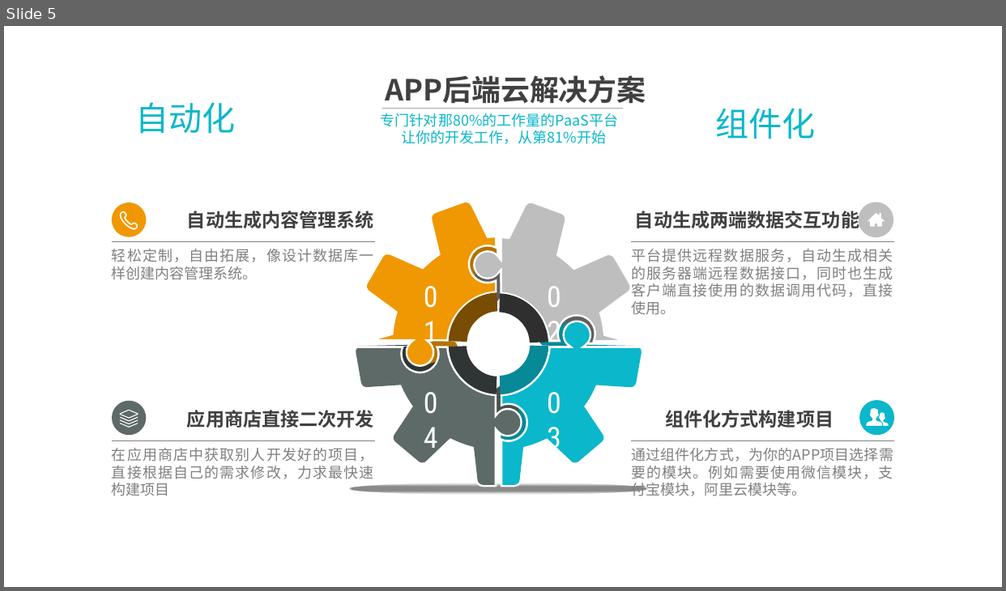
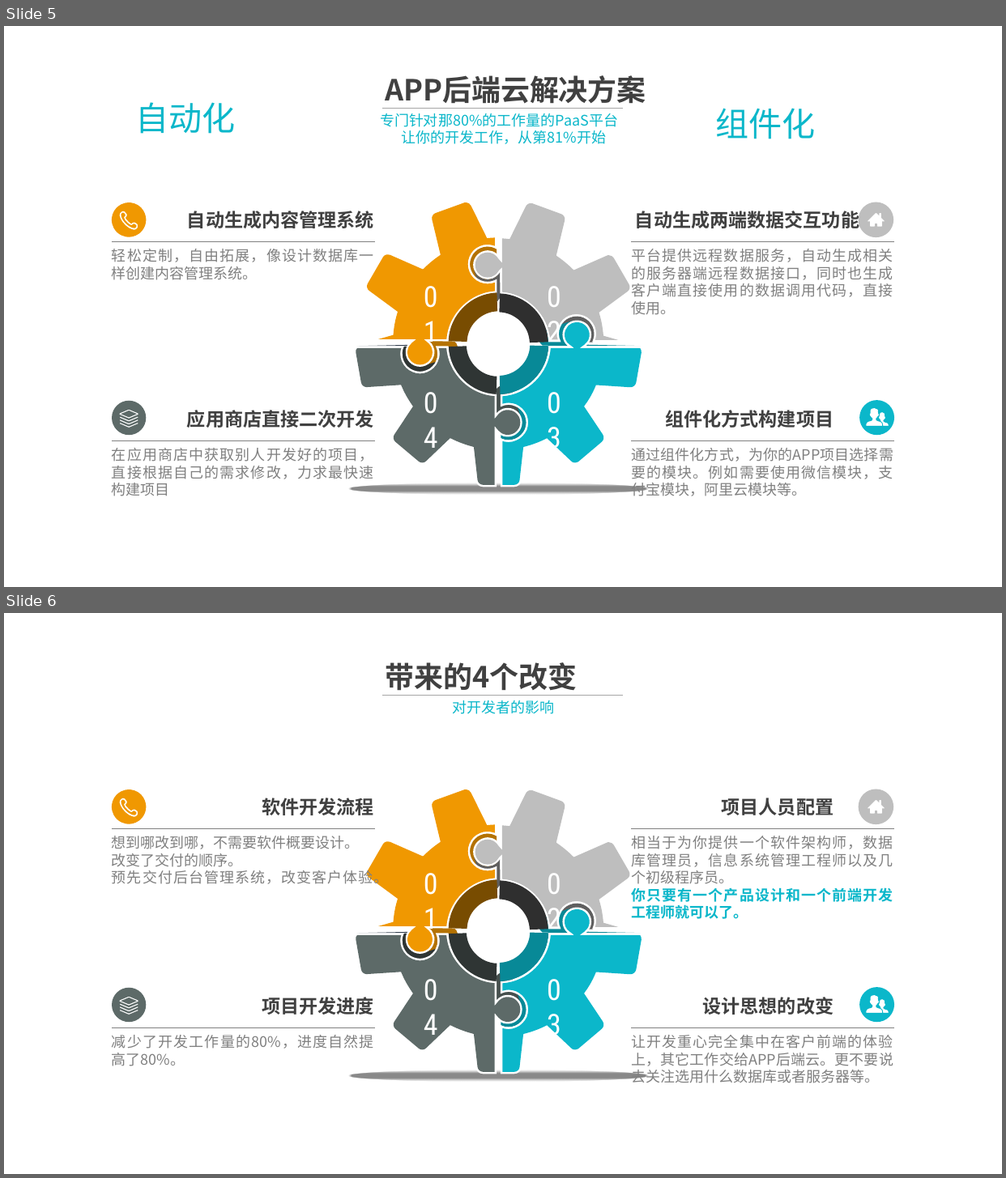
Before and after one commit to alucard263096/BP, a slide deck: App后端云 商业计划书 - v1 团队.pptx. Shown one above the other, each under a label of ours: slide 5 before the commit, slides 5 and 6 after it. The pictures are 1006x591 and 1006x1178 pixels, drawn with LibreOffice and Linux fonts; fonts in the diff are those of the drawing; background and template pictures are left out. Boxes give left, top, right and bottom in pixels: in the first picture for what was removed or moved away, otherwise in the second. Text is boxed around its words. In the diff, an @@ line names an element or a change of style, - is before the commit and + after.

Commit message:
fix commit

```diff
--- a/App后端云 商业计划书 - v1 团队.pptx
+++ b/App后端云 商业计划书 - v1 团队.pptx
@@ slide 6 added at <box>4,613,1002,1174</box>, background picture (left out); not listed: 1 template element that a slide beside it also shows @@
@@ text added at <box>386,662,577,696</box>, 28 pt, text #404040, bold @@
+带来的4个改变
@@ line added from (383, 696) to (623, 696), #A6A6A6 0.5 pt @@
@@ text added at <box>453,700,555,714</box>, 14 pt, text #0BB7CA @@
+对开发者的影响
@@ freeform shape added at <box>112,790,147,824</box>, fill #F09801 @@
@@ freeform shape added at <box>121,799,137,815</box>, fill #F09801 @@
@@ text added at <box>262,798,374,815</box>, 18 pt, text #404040, bold @@
+软件开发流程
@@ text added at <box>722,798,834,815</box>, 18 pt, text #404040, bold @@
+项目人员配置
@@ freeform shape added at <box>859,789,893,824</box>, fill #BEBEBE @@
@@ line added from (112, 828) to (374, 828), #808080 0.5 pt @@
@@ line added from (632, 828) to (894, 828), #808080 0.5 pt @@
@@ text added at <box>112,836,389,888</box>, 14 pt, text #808080 @@
+想到哪改到哪，不需要软件概要设计。
+改变了交付的顺序。
+预先交付后台管理系统，改变客户体验。
@@ text added at <box>631,836,893,919</box>, 14 pt, text #808080 @@
+相当于为你提供一个软件架构师，数据库管理员，信息系统管理工程师以及几个初级程序员。
+你只要有一个产品设计和一个前端开发工程师就可以了。
@@ group added at <box>349,787,649,1082</box>: 22 freeform shapes, 4 texts, 1 ellipse @@
+01
+02
+04
+03
@@ freeform shape added at <box>112,988,147,1023</box>, fill #5D6A68 @@
@@ text added at <box>262,997,374,1015</box>, 18 pt, text #404040, bold @@
+项目开发进度
@@ text added at <box>703,997,834,1015</box>, 18 pt, text #404040, bold @@
+设计思想的改变
@@ freeform shape added at <box>859,987,894,1023</box>, fill #0BB7CA @@
@@ text added at <box>112,1035,374,1067</box>, 14 pt, text #808080 @@
+减少了开发工作量的80%，进度自然提高了80%。
@@ line added from (112, 1028) to (374, 1028), #808080 0.5 pt @@
@@ text added at <box>631,1035,893,1084</box>, 14 pt, text #808080 @@
+让开发重心完全集中在客户前端的体验上，其它工作交给APP后端云。更不要说去关注选用什么数据库或者服务器等。
@@ line added from (632, 1028) to (894, 1028), #808080 0.5 pt @@
```
Also in this commit, not shown: 1 other slide added.
